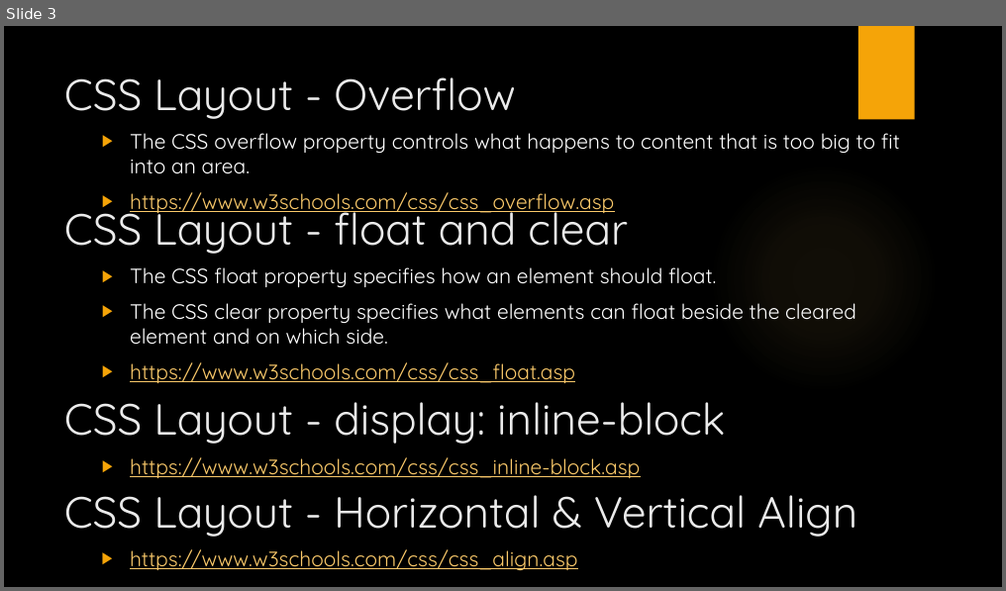
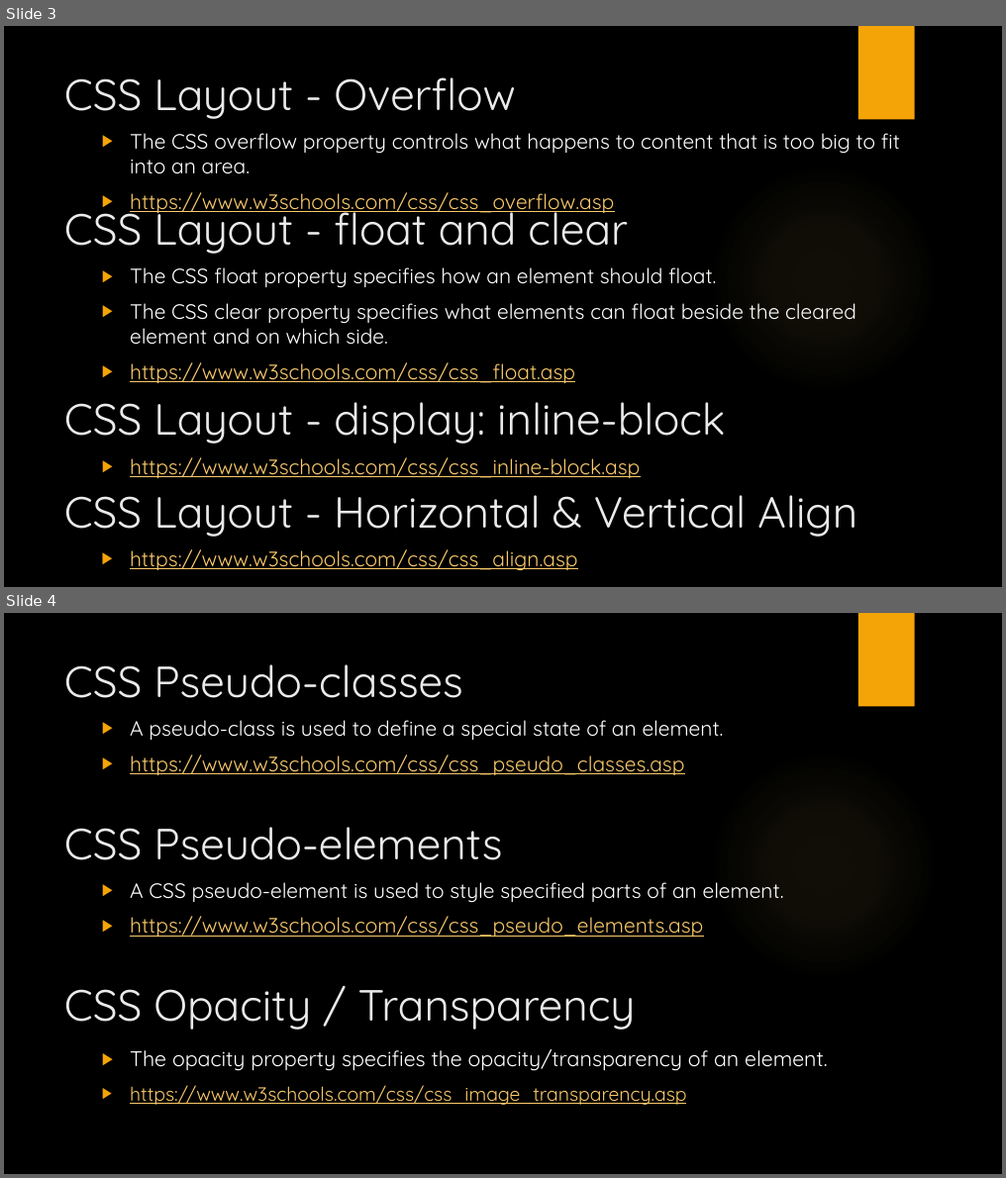
Before and after one commit to manupeethambar888/webdev, a slide deck: Day 10 - CSS – Continued.pptx. Shown one above the other, each under a label of ours: slide 3 before the commit, slides 3 and 4 after it. The pictures are 1006x591 and 1006x1178 pixels, drawn with LibreOffice and Linux fonts; fonts in the diff are those of the drawing; background and template pictures are left out. Boxes give left, top, right and bottom in pixels: in the first picture for what was removed or moved away, otherwise in the second. Text is boxed around its words. In the diff, an @@ line names an element or a change of style, - is before the commit and + after.

```diff
--- a/Day 10 - CSS – Continued.pptx
+++ b/Day 10 - CSS – Continued.pptx
@@ slide 4 added at (4,613,1002,1174), background picture (left out); not listed: 2 template elements that a slide beside it also shows @@
@@ title added at (64,664,463,698), 42 pt, text #EBEBEB @@
+CSS Pseudo-classes
@@ text added at (130,720,724,775), 20 pt, text #FFFFFF @@
+▶ A pseudo-class is used to define a special state of an element.
+▶ https://www.w3schools.com/css/css_pseudo_classes.asp
@@ text added at (64,827,502,861), 42 pt, text #EBEBEB @@
+CSS Pseudo-elements
@@ text added at (130,882,784,937), 20 pt, text #FFFFFF @@
+▶ A CSS pseudo-element is used to style specified parts of an element.
+▶ https://www.w3schools.com/css/css_pseudo_elements.asp
@@ text added at (64,989,636,1030), 42 pt, text #EBEBEB @@
+CSS Opacity / Transparency
@@ text added at (130,1050,828,1105), 20.4 pt, text #FFFFFF @@
+▶ The opacity property specifies the opacity/transparency of an element.
+▶ https://www.w3schools.com/css/css_image_transparency.asp
```
Also in this commit, not shown: 1 slide changed, 2 other slides added.
